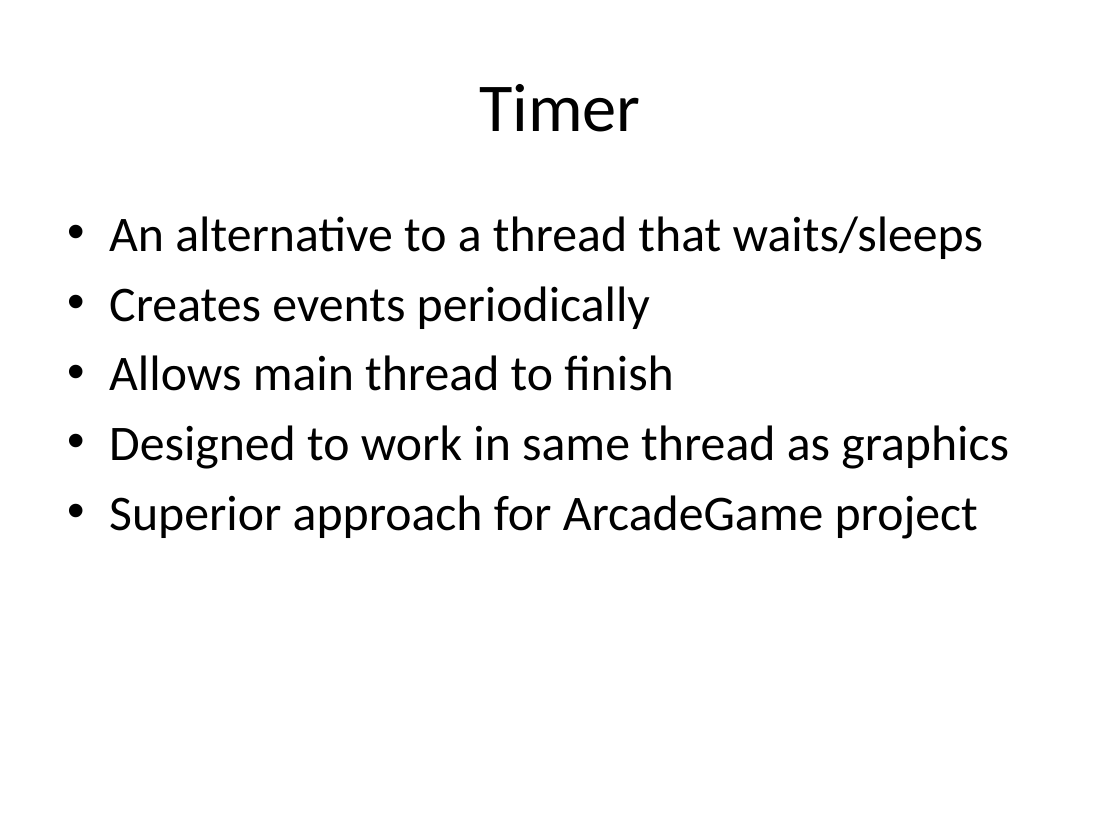
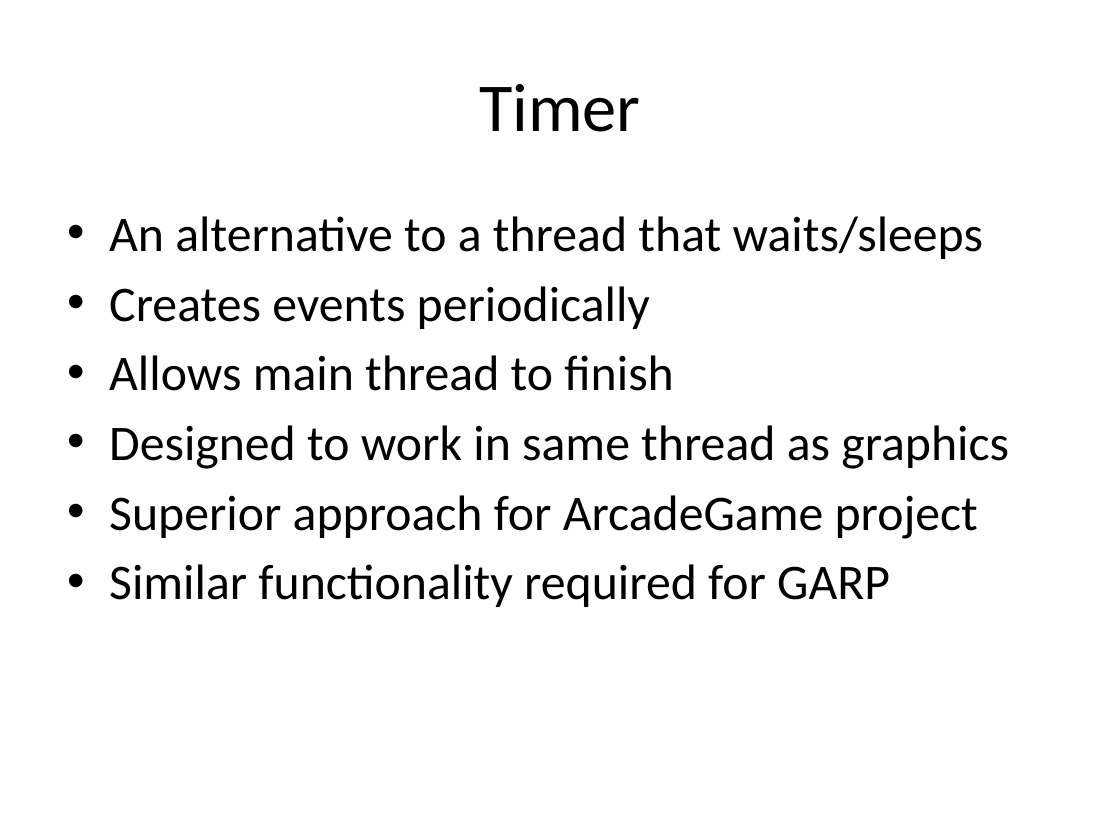
Before and after one commit to RHIT-CSSE/csse220, a slide deck: slide 10 of ClassMaterialsChunked/EventBasedGameLoop/Slides/EventBasedGameLoop.pptx (slide 9 before the commit). Drawn at 1120x840 pixels with LibreOffice and Linux fonts; fonts in the diff are those of the drawing. Boxes give left, top, right and bottom in pixels: in the first picture for what was removed or moved away, otherwise in the second. Text is boxed around its words. In the diff, an @@ line names an element or a change of style, - is before the commit and + after.

```diff
--- a/ClassMaterialsChunked/EventBasedGameLoop/Slides/EventBasedGameLoop.pptx
+++ b/ClassMaterialsChunked/EventBasedGameLoop/Slides/EventBasedGameLoop.pptx
@@ text at [109, 564, 890, 607]: paragraph added @@
+• Similar functionality required for GARP
```
Also in this commit, not shown: 8 other slides changed, 4 slides added, 7 other files.
